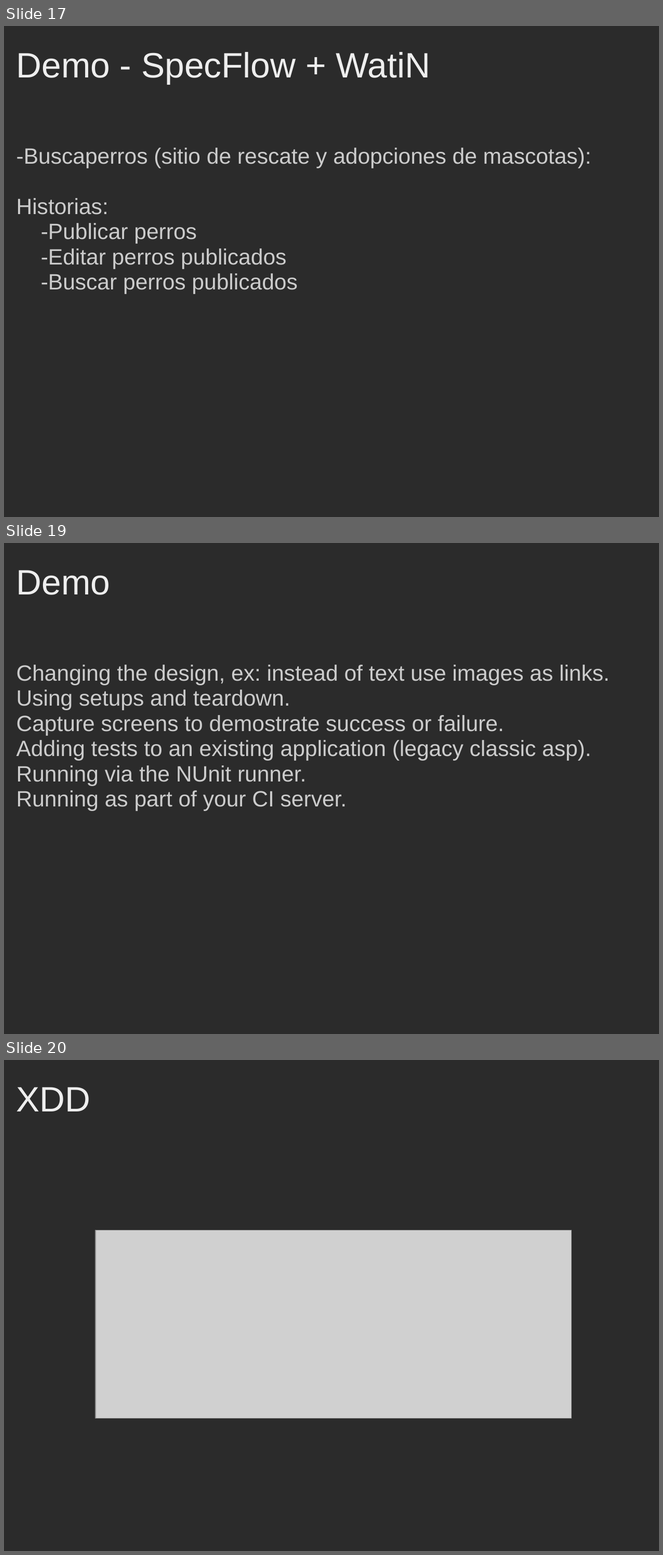
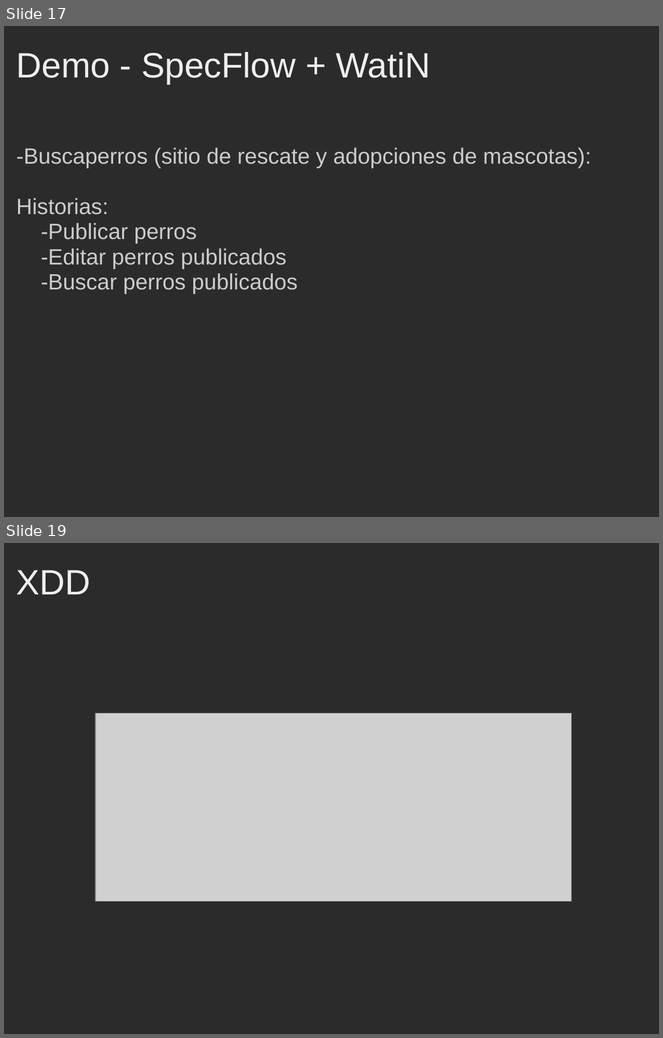
Before and after one commit to hgarcia/DynamicProg, a slide deck: Talks/BDD_AltNet_Hispano/Presentation/BDD_AltNet_Hispano.ppt. Shown one above the other, each under a label of ours: slides 17, 19 and 20 before the commit, slides 17 and 19 after it; the slides between them are not shown. The pictures are 663x1555 and 663x1038 pixels, drawn with LibreOffice and Linux fonts; fonts in the diff are those of the drawing; grey boxes stand for pictures; background and template pictures are left out; a plain dark background stands for a picture behind light text. Boxes give left, top, right and bottom in pixels: in the first picture for what was removed or moved away, otherwise in the second. Text is boxed around its words. In the diff, an @@ line names an element or a change of style, - is before the commit and + after.

```diff
--- a/Talks/BDD_AltNet_Hispano/Presentation/BDD_AltNet_Hispano.ppt
+++ b/Talks/BDD_AltNet_Hispano/Presentation/BDD_AltNet_Hispano.ppt
@@ slide 19 removed at <box>4,543,659,1034</box>, background picture (left out) @@
@@ title removed at <box>16,570,111,595</box> @@
-Demo
@@ subtitle removed at <box>16,665,610,811</box> @@
-Changing the design, ex: instead of text use images as links.
-Using setups and teardown.
-Capture screens to demostrate success or failure.
-Adding tests to an existing application (legacy classic asp).
-Running via the NUnit runner.
-Running as part of your CI server.
@@ what was slide 20 is now slide 19 @@
```
Also in this commit, not shown: 1 slide added, 1 other slide removed, 9 other files.
